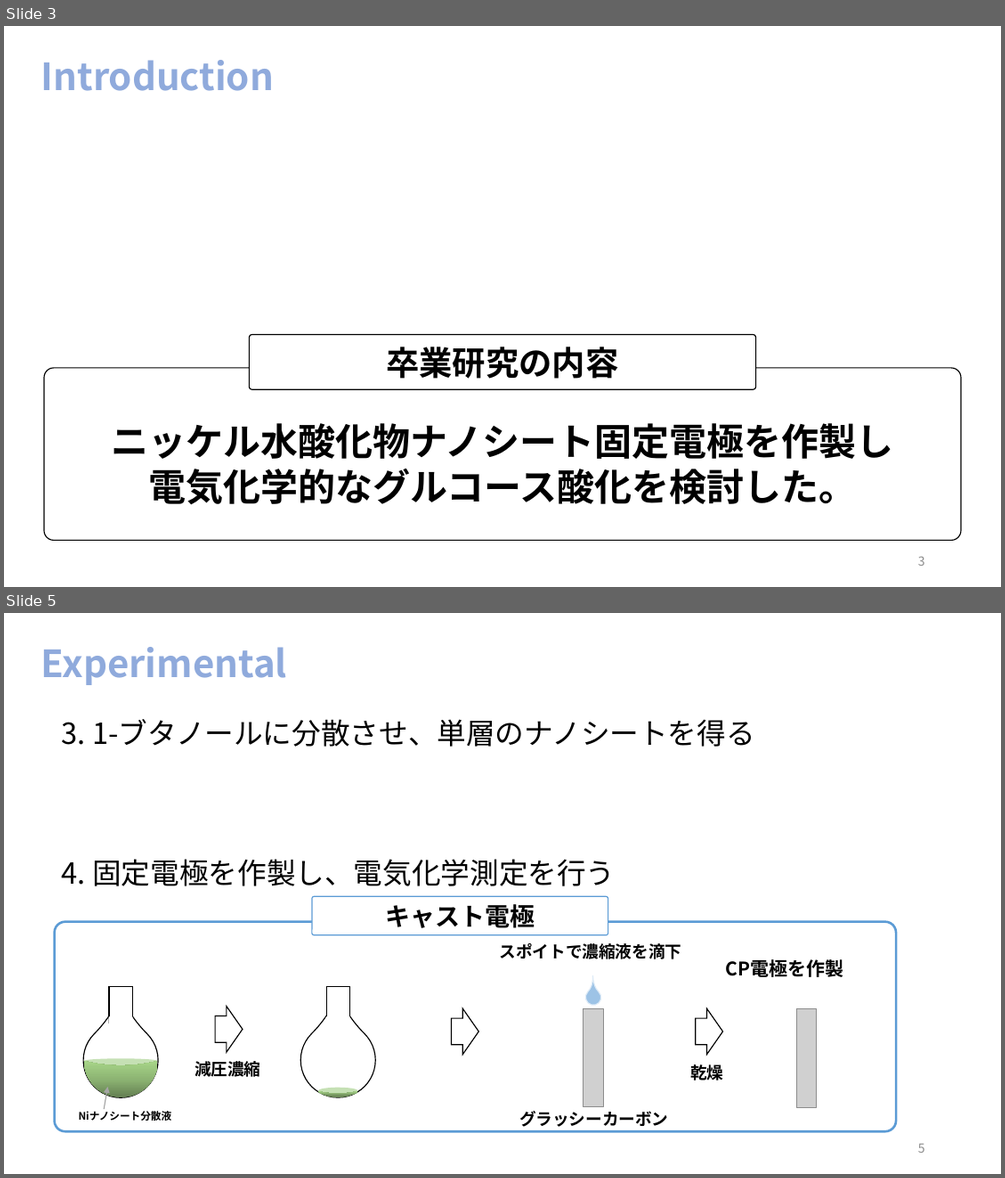
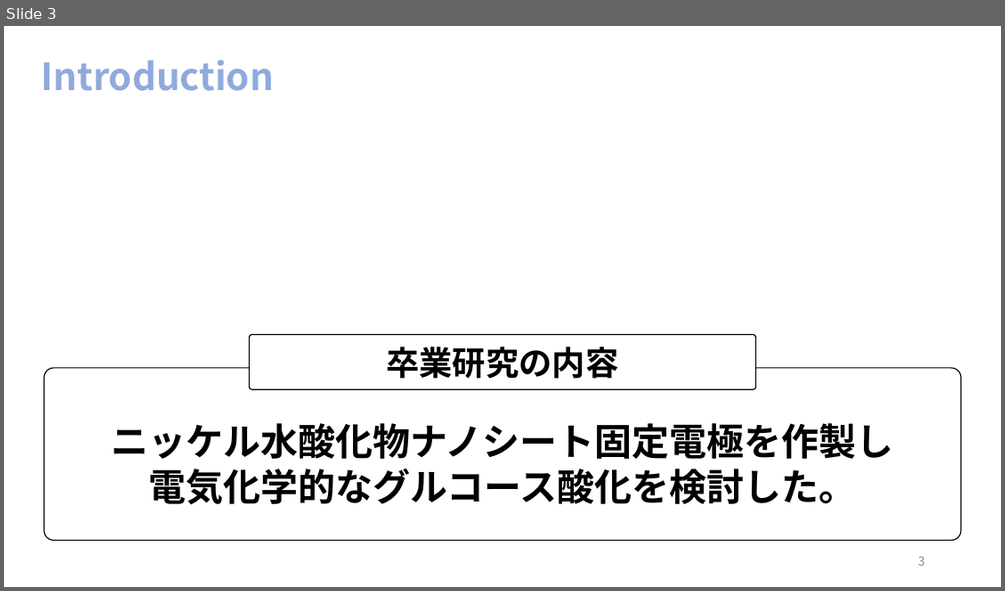
Before and after one commit to akidon0000/graduation-thesis, a slide deck: 発表スライド/卒論スライド 松山晃大.pptx. Shown one above the other, each under a label of ours: slides 3 and 5 before the commit, slide 3 after it; the slides between them are not shown. The pictures are 1005x1178 and 1005x591 pixels, drawn with LibreOffice and Linux fonts; fonts in the diff are those of the drawing; grey boxes stand for pictures. Boxes give left, top, right and bottom in pixels: in the first picture for what was removed or moved away, otherwise in the second. Text is boxed around its words. In the diff, an @@ line names an element or a change of style, - is before the commit and + after.

```diff
--- a/発表スライド/卒論スライド 松山晃大.pptx
+++ b/発表スライド/卒論スライド 松山晃大.pptx
@@ slide 5 removed at box(4, 613, 1001, 1174), background #FFFFFF @@
@@ title removed at box(41, 647, 288, 685) @@
-Experimental
@@ text removed at box(62, 719, 755, 886) @@
-3. 1-ブタノールに分散させ、単層のナノシートを得る
-4. 固定電極を作製し、電気化学測定を行う
@@ group removed at box(54, 896, 896, 1131): 6 texts, 4 rounded rectangles, 3 right arrows, 3 teardrops, 3 ellipses, 3 moons, 2 pictures, 2 rectangles, 1 arrow @@
-スポイトで濃縮液を滴下
-CP電極を作製
-減圧濃縮
-Niナノシート分散液
-グラッシーカーボン
-乾燥
-キャスト電極
@@ page number removed at box(918, 1143, 925, 1152) @@
-5
```
Also in this commit, not shown: 6 slides changed, 7 slides added, 7 other slides removed, 13 other files.
